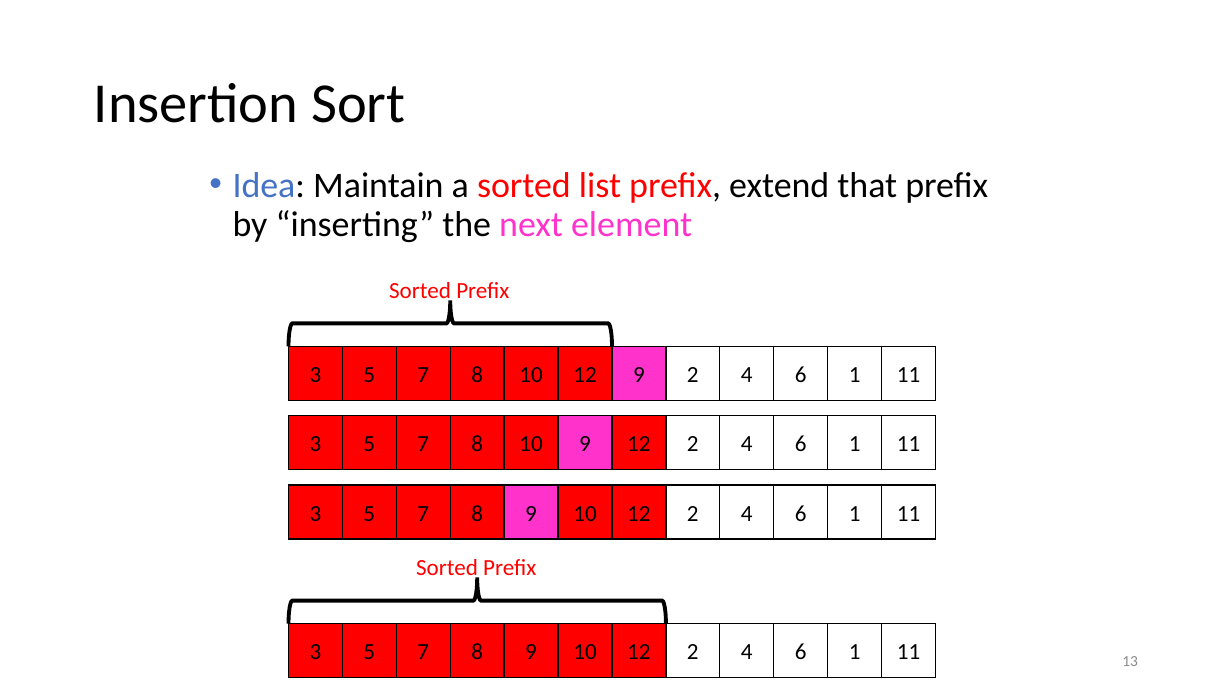
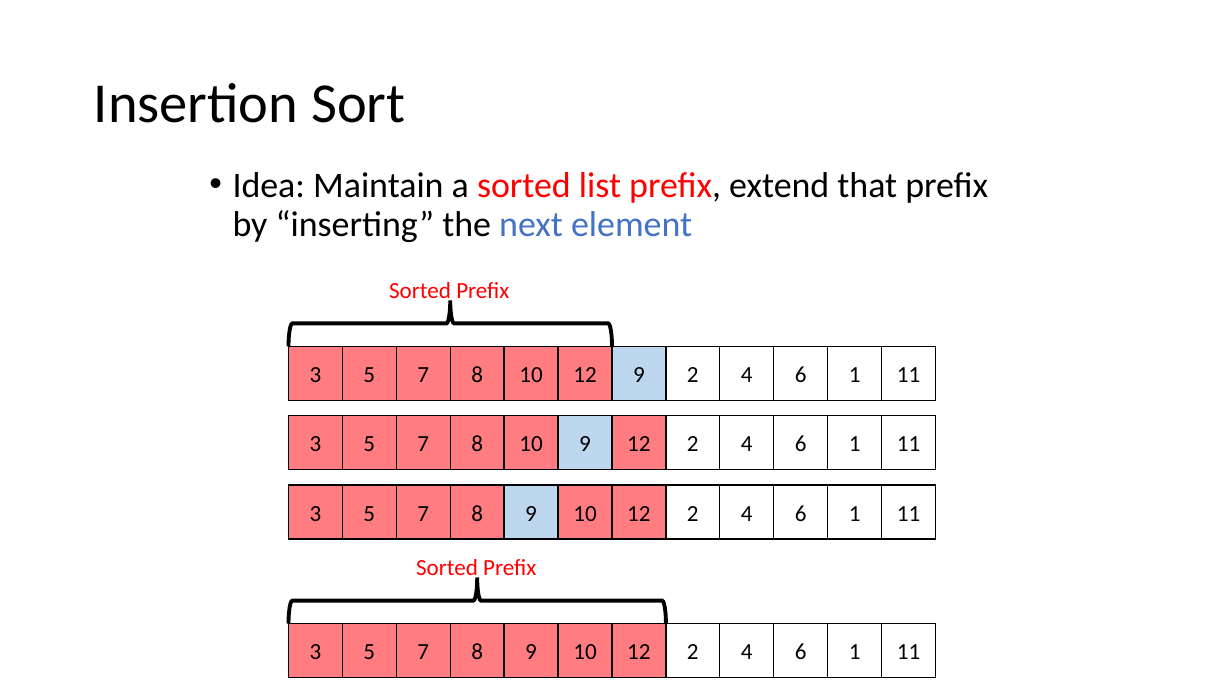
Before and after one commit to natebrunelle/cse332, a slide deck: slide 22 of demo_site/files/slides/lecture12_sorting1_inka.pptx (slide 13 before the commit). Drawn at 1232x693 pixels with LibreOffice and Linux fonts; fonts in the diff are those of the drawing. Boxes give left, top, right and bottom in pixels: in the first picture for what was removed or moved away, otherwise in the second. Text is boxed around its words. In the diff, an @@ line names an element or a change of style, - is before the commit and + after.

```diff
--- a/demo_site/files/slides/lecture12_sorting1_inka.pptx
+++ b/demo_site/files/slides/lecture12_sorting1_inka.pptx
@@ text "Idea: Maintain a sorted list ..." at (233,172,988,242): text colour #4472C4 to #000000 in "Idea:"; text colour #FF33CC to #4472C4 in "next element" @@
@@ fill #FF33CC to #BDD7EE in 3 elements at (612,347,665,400), (558,416,612,470), (505,485,558,539) @@
@@ fill #FF0000 to #FF7C80 in 25 elements at (288,347,342,400), (343,347,396,400), (396,347,450,400), (450,347,504,400), (505,347,558,400), (558,347,612,400), (288,416,342,470), (343,416,396,470), (396,416,450,470), (450,416,504,470), (505,416,558,470), (612,416,665,470), (288,485,342,539), (343,485,396,539), (396,485,450,539), (450,485,504,539), (558,485,612,539), (612,485,665,539), (288,624,342,677), (343,624,396,677), (396,624,450,677), (450,624,504,677), (505,624,558,677), (558,624,612,677), (612,624,665,677) @@
@@ page number removed at (1122,656,1138,666) @@
-13
```
Also in this commit, not shown: 29 other slides changed, 17 slides added, 26 slides removed, 6 other files.
